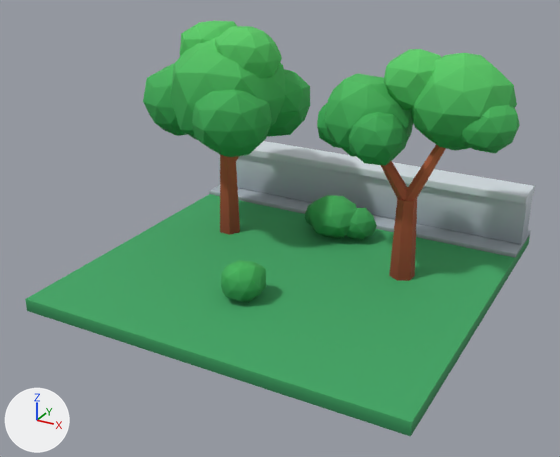
The glTF model modelos/parque/losetas/muro_arboles.glb, before and after one commit.
The view is the same before and after, from a 50 mm camera at (5.16, -10.04, 5.76) aimed at (-0.09, -0.48, 0.98). Every picture has the same lights, and +X, +Y and +Z are marked at lower left. The first picture is the older version.

The first picture shows 'muro_arboles'.
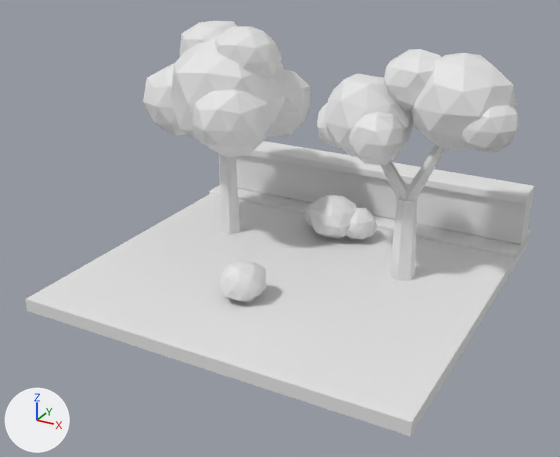
Boxes (x1, y1, x2, y2) around the edits, measured in the pictures (560 x 457 px):
'muro_arboles', recoloured (green to white)
    both: (25, 21, 535, 437)

The edits, one by one:
me_muro_arboles has 846 vertices, 1592 faces and spans x -3.16..3.09, y -3.0..3.0, z 0.0..3.77.
me_muro_arboles no longer uses material mat_parque.
